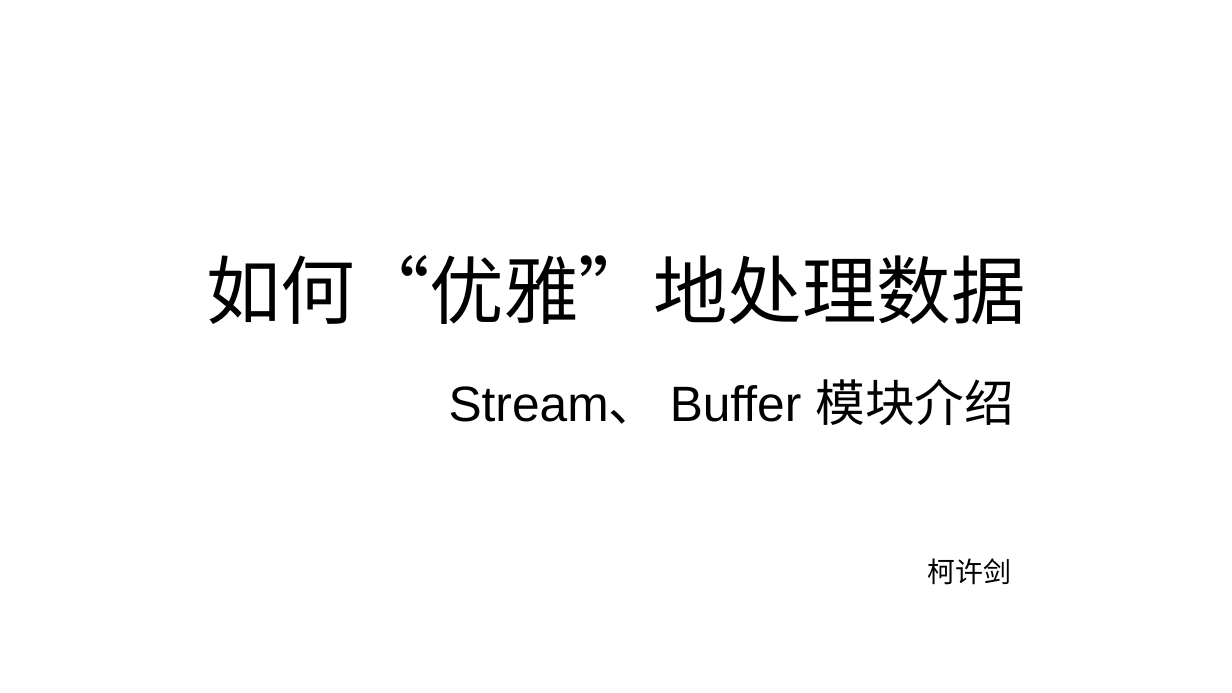
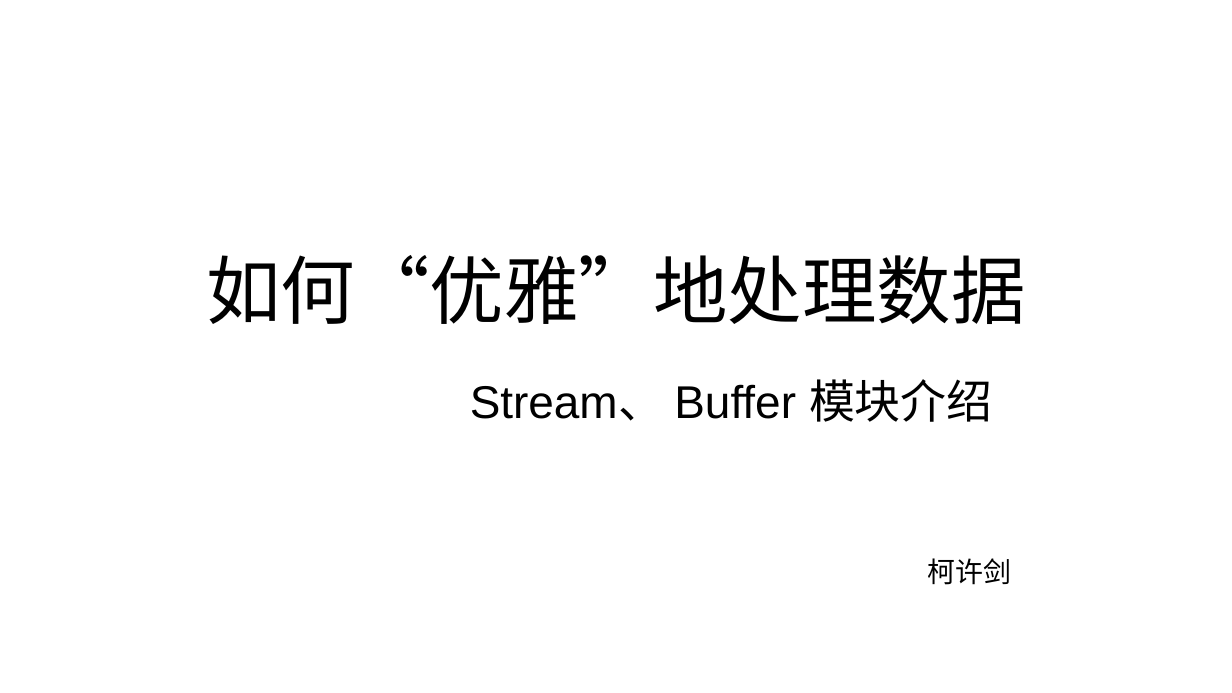
Before and after one commit to KEXUJIAN/stream-demo, a slide deck: slide 1 of stream.ppt. Drawn at 1232x693 pixels with LibreOffice and Linux fonts; fonts in the diff are those of the drawing. Boxes give left, top, right and bottom in pixels: in the first picture for what was removed or moved away, otherwise in the second. Text is boxed around its words. In the diff, an @@ line names an element or a change of style, - is before the commit and + after.

```diff
--- a/stream.ppt
+++ b/stream.ppt
@@ text "Stream、 Buffer 模块介绍" at (x1=470, y1=379, x2=993, y2=422): size 32 to 29.6 pt; line spacing 0.93 to 0.83 @@
```
